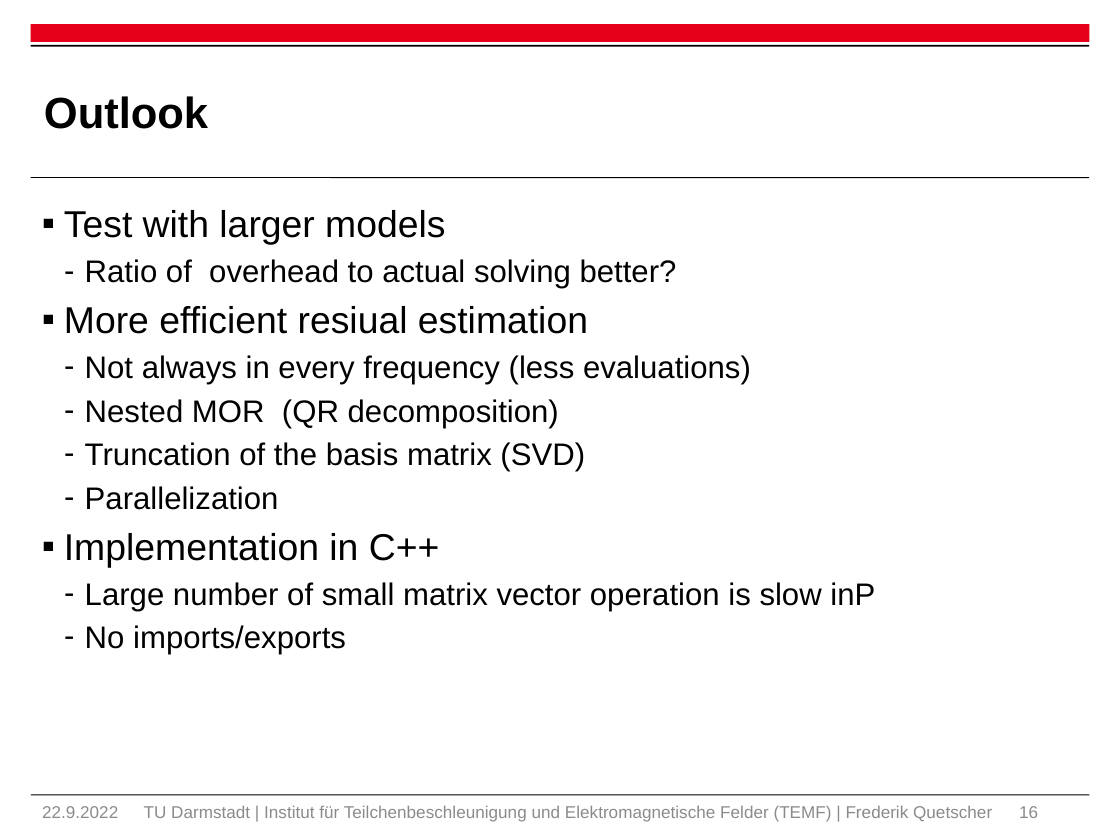
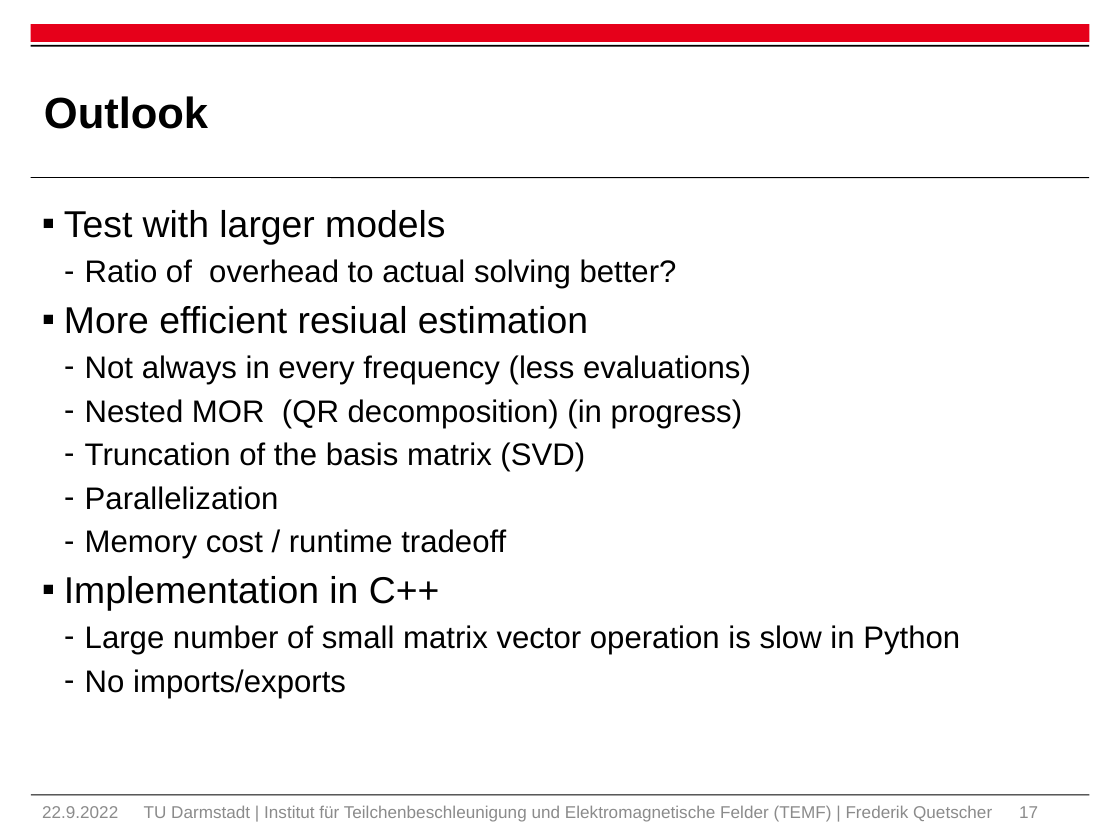
Before and after one commit to Fred234567890/interactive_mor_felis, a slide deck: slide 17 of Mor presi.pptx (slide 16 before the commit). Drawn at 1120x840 pixels with LibreOffice and Linux fonts; fonts in the diff are those of the drawing; background and template pictures are left out. Boxes give left, top, right and bottom in pixels: in the first picture for what was removed or moved away, otherwise in the second. Text is boxed around its words. In the diff, an @@ line names an element or a change of style, - is before the commit and + after.

```diff
--- a/Mor presi.pptx
+++ b/Mor presi.pptx
@@ text at [85,399,743,428]: text changed @@
-  – Nested MOR (QR decomposition)
+  – Nested MOR (QR decomposition) (in progress)
@@ text at [85,529,506,559]: paragraph added @@
+  – Memory cost / runtime tradeoff
@@ text at [85,625,960,655]: text changed @@
-  – Large number of small matrix vector operation is slow inP
+  – Large number of small matrix vector operation is slow in Python
@@ page number at [1019,806,1038,818]: text changed @@
-16
+17
```
Also in this commit, not shown: 2 other slides changed, 1 slide added, 24 other files.
